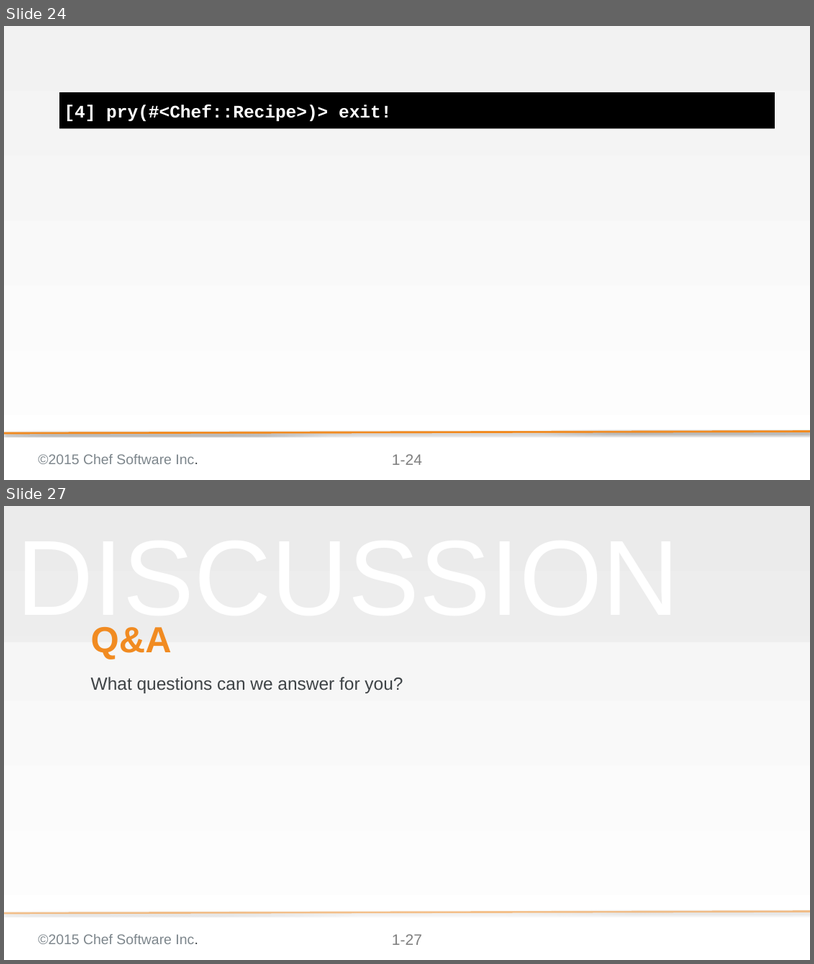
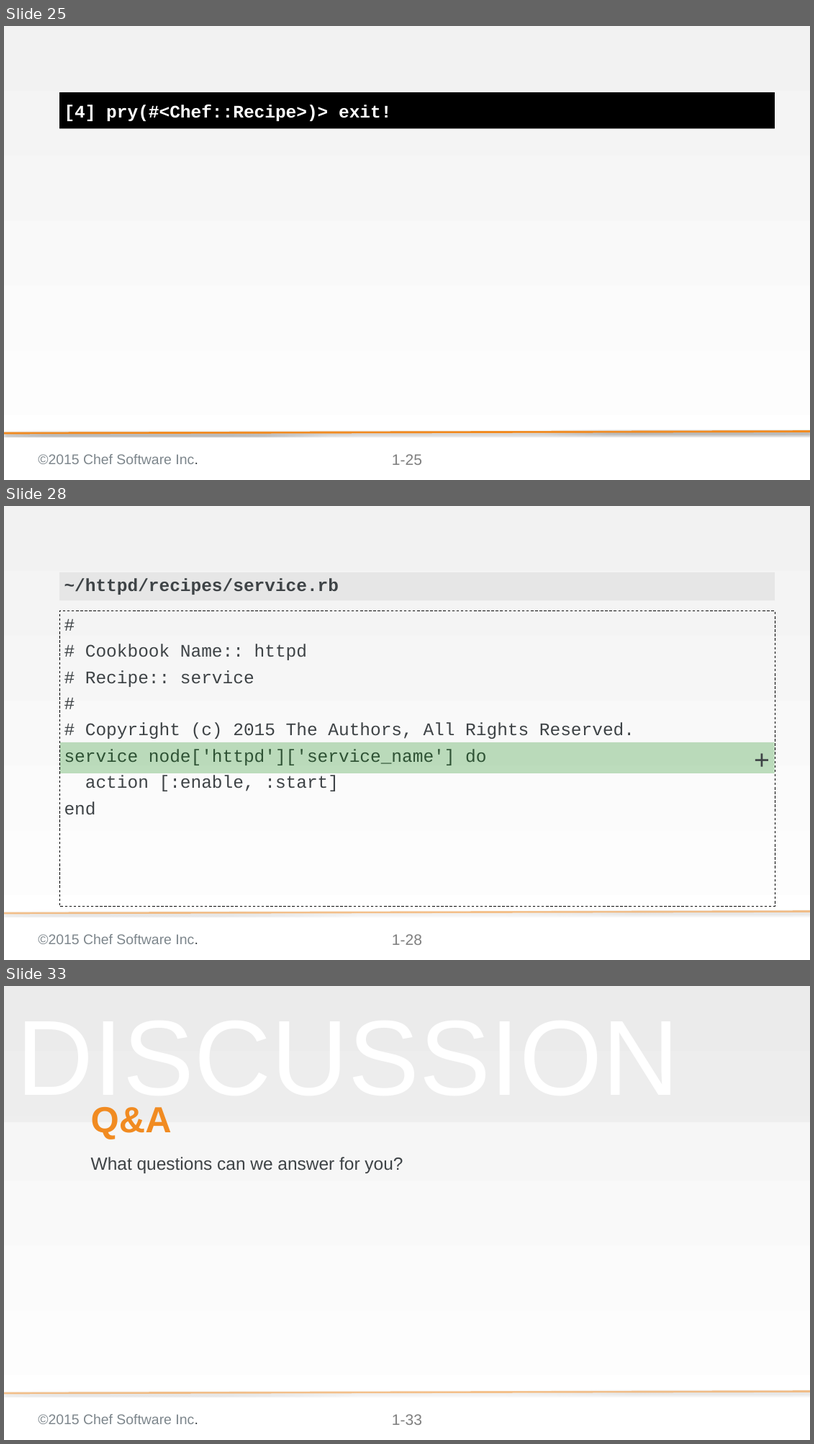
Before and after one commit to chef-training/test_driven_cookbook_development, a slide deck: 05-testing_while_refactoring_to_attributes.pptx. Shown one above the other, each under a label of ours: slides 24 and 27 before the commit, slides 25, 28 and 33 after it; the slides between them are not shown. The pictures are 814x964 and 814x1444 pixels, drawn with LibreOffice and Linux fonts; fonts in the diff are those of the drawing; background and template pictures are left out. Boxes give left, top, right and bottom in pixels: in the first picture for what was removed or moved away, otherwise in the second. Text is boxed around its words. In the diff, an @@ line names an element or a change of style, - is before the commit and + after.

Commit message:
Updated Testing While Refactoring to Attributes
* Changed the flow of the Group Exercise to be four discrete units of work. This is breaking out the execution of the tests and implementation.
* Added the missing review of the lab which walked through adding the service node attribute.

* Added an additional question in the discussion.

```diff
--- a/05-testing_while_refactoring_to_attributes.pptx
+++ b/05-testing_while_refactoring_to_attributes.pptx
@@ slide 28 added at (4,506,810,960), background gradient #F2F2F2 to #FFFFFF; not listed: 3 template elements that a slide beside it also shows @@
@@ text added at (59,572,775,600), fill #D9D9D9 at 50% opacity, 28 pt, text #3E4346, bold @@
+~/httpd/recipes/service.rb
@@ text added at (59,611,775,906), outline #000000 1 pt dashed, 28 pt, text #3E4346 @@
+#
+# Cookbook Name:: httpd
+# Recipe:: service
+#
+# Copyright (c) 2015 The Authors, All Rights Reserved.
+service node['httpd']['service_name'] do
+action [:enable, :start]
+end
@@ text added at (60,742,774,773), fill #008000 at 25% opacity, 42.7 pt, text #3E4346 @@
++
@@ what was slide 24 is now slide 25 @@
@@ page number at (392,454,422,464): text changed @@
-1-24
+1-25
@@ what was slide 27 is now slide 33 @@
@@ page number at (392,1414,422,1424): text changed @@
-1-27
+1-33
```
Also in this commit, not shown: 8 slides changed, 5 other slides added.
